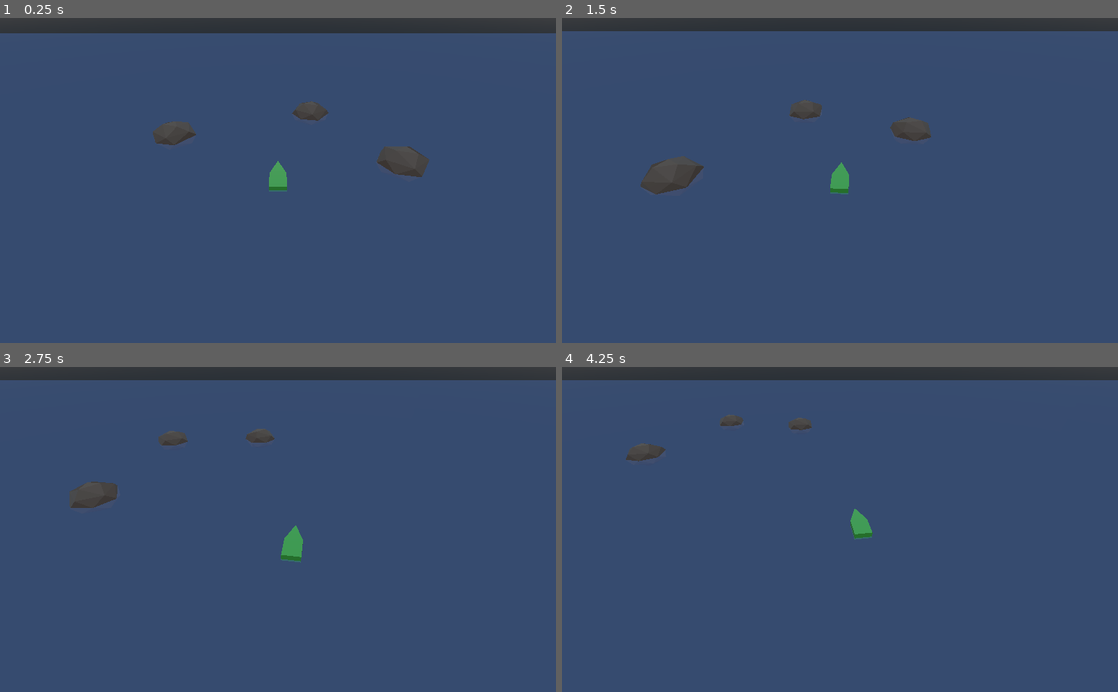
Above: before the commit, frames 1-4 (two rows, left to right).
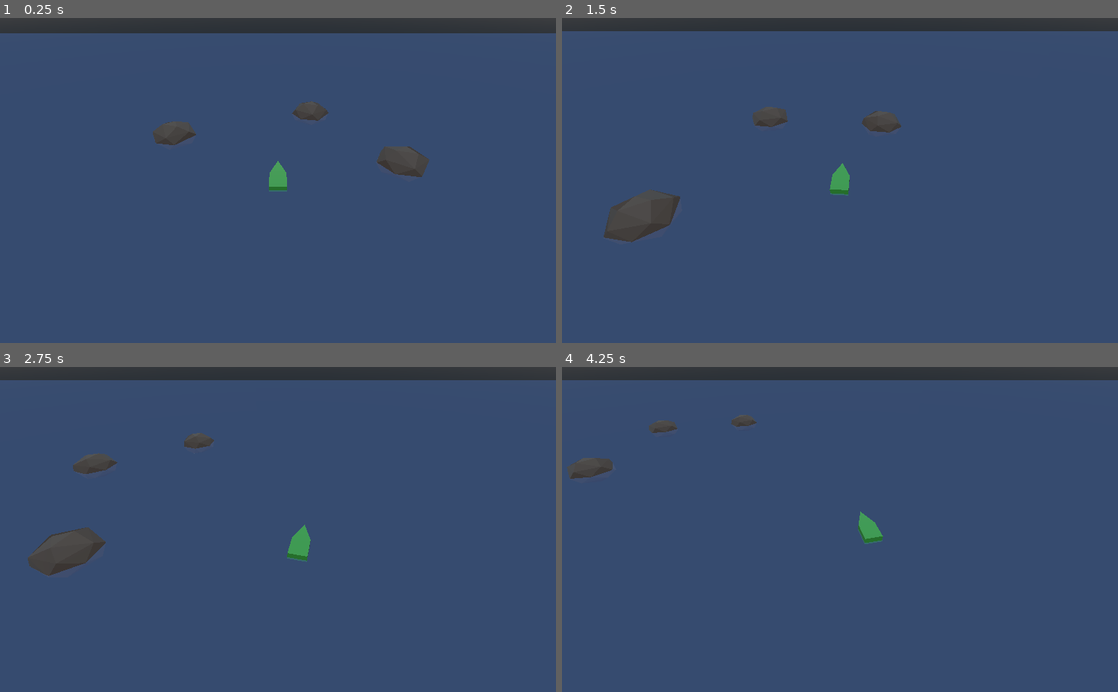
Above: after the commit, the same moments.

Repository: oparisy/Alakajam10
Game: Godot game, scene res://Main.tscn
Two runs of this game, one before a commit and one after it. Both use one fixed random seed, a clock stepped at 60 frames per second and the inputs below.
Inputs:
- Up to frame 1 (0.25 s): no input
- Up to frame 2 (1.5 s): hold Right (rotate_right) 0.53-1.28 s; hold Down (backward) from 1.28 s (still down)
- Up to frame 3 (2.75 s): release Down (backward) at 2.03 s; hold Right (rotate_right) from 2.03 s (still down)
- Up to frame 4 (4.25 s): release Right (rotate_right) at 2.78 s; hold Up (forward) 2.78-3.53 s; hold Left (rotate_left) from 3.53 s (still down)

The runs differ from the first frame. In frame 2, 3.6% of the frame differs, in the area x 7-67%, y 25-70%; in frame 3, 3.0%; in frame 4, 1.4%.

Commit message:
Instanciation rochers

Diff:
--- a/ChaosLagoons/KinematicBody.gd
+++ b/ChaosLagoons/KinematicBody.gd
@@ -5,7 +5,7 @@
 # No gravity, we float...
 
 export var speed = 0.4
-export var rot_speed = 0.85
+export var rot_speed = 1.3
 export var max_speed = 15
 
 var max_speed_squared = max_speed * max_speed
--- /dev/null
+++ b/ChaosLagoons/Main.gd
@@ -0,0 +1,18 @@
+extends Spatial
+
+# Instanciate rocks on startup
+# See https://www.youtube.com/watch?v=0WOqJy3lot4
+onready var rockModel = preload("res://RockModel.tscn")
+
+# Insertion point for rock instances
+onready var baseNode = get_node("FakeStaticScene")
+
+# Array of 2D coords (taken from handplaced nodes inspector)
+var coords = [[4.671, -16.02], [-12.748, -9.396], [12.842, -3.447]]
+
+# Called when the node enters the scene tree for the first time.
+func _ready():
+	for coord in coords:
+		var rock = rockModel.instance()
+		rock.translation = Vector3(coord[0], 0, coord[1])
+		add_child_below_node(baseNode, rock)
--- a/ChaosLagoons/Main.tscn
+++ b/ChaosLagoons/Main.tscn
@@ -1,10 +1,11 @@
 [gd_scene load_steps=4 format=2]
 
 [ext_resource path="res://PlayerBody.tscn" type="PackedScene" id=1]
-[ext_resource path="res://RockModel.tscn" type="PackedScene" id=2]
 [ext_resource path="res://Water.tscn" type="PackedScene" id=3]
+[ext_resource path="res://Main.gd" type="Script" id=4]
 
 [node name="Main" type="Spatial"]
+script = ExtResource( 4 )
 
 [node name="InterpolatedCamera" type="InterpolatedCamera" parent="."]
 transform = Transform( 1, 0, 0, 0, 0.78843, 0.615125, 0, -0.615125, 0.78843, 0, 13.6492, 16.4854 )
@@ -15,15 +16,6 @@
 
 [node name="FakeStaticScene" type="Position3D" parent="."]
 
-[node name="rock" parent="FakeStaticScene" instance=ExtResource( 2 )]
-transform = Transform( 1, 0, 0, 0, 1, 0, 0, 0, 1, 4.67113, 0, -16.02 )
-
-[node name="RockModel" parent="FakeStaticScene" instance=ExtResource( 2 )]
-transform = Transform( 1, 0, 0, 0, 1, 0, 0, 0, 1, -12.7481, 0, -9.39579 )
-
-[node name="RockModel2" parent="FakeStaticScene" instance=ExtResource( 2 )]
-transform = Transform( 1, 0, 0, 0, 1, 0, 0, 0, 1, 12.8425, 0, -3.4467 )
-
 [node name="PlayerBody" parent="." instance=ExtResource( 1 )]
 
 [node name="CamTarget" type="Position3D" parent="PlayerBody"]
Not shown, changed: notes/journal.txt
Not shown, changed: notes/plan.txt
Not shown, changed: notes/time.txt
